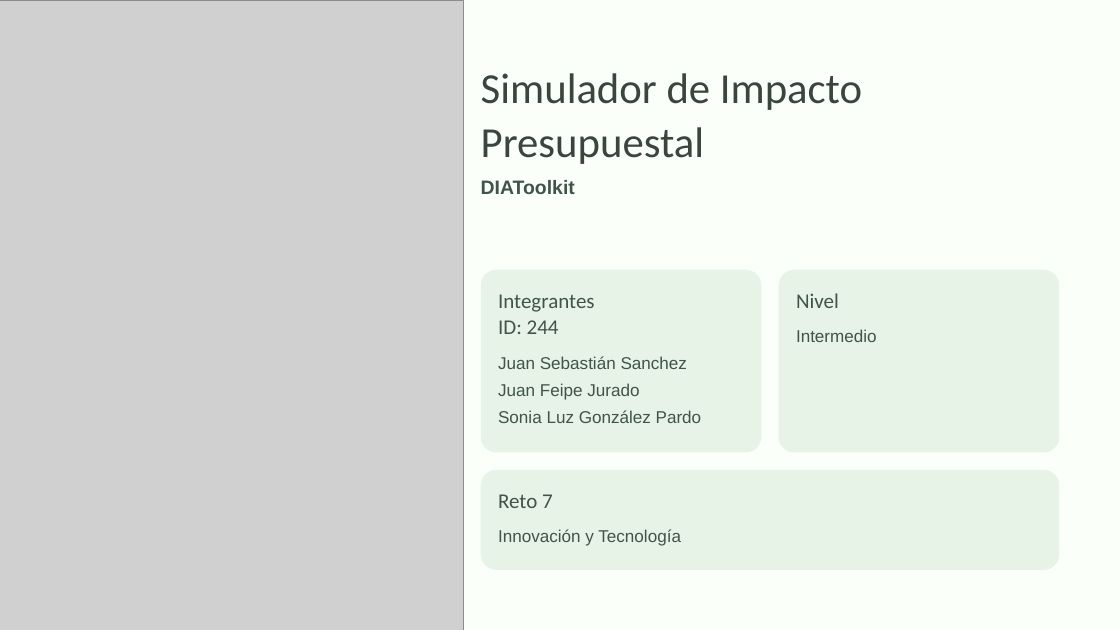
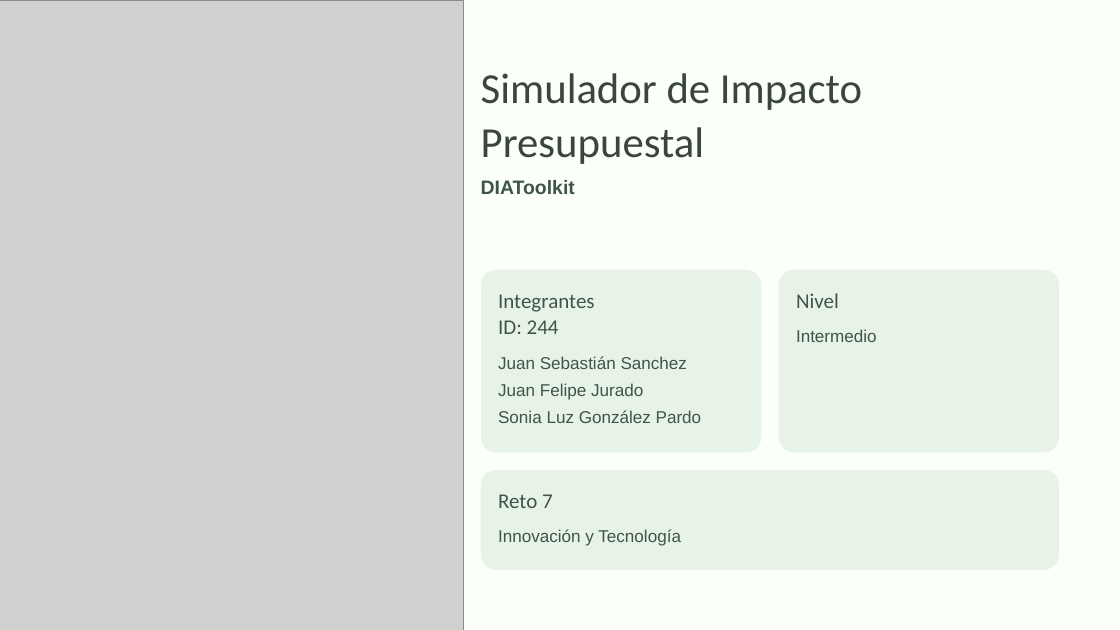
Before and after one commit to sebastian-sanchez-col/DIAToolkit, a slide deck: slide 1 of recursos/Simulador de Impacto Presupuestal.pptx. Drawn at 1120x630 pixels with LibreOffice and Linux fonts; fonts in the diff are those of the drawing; grey boxes stand for pictures. Boxes give left, top, right and bottom in pixels: in the first picture for what was removed or moved away, otherwise in the second. Text is boxed around its words. In the diff, an @@ line names an element or a change of style, - is before the commit and + after.

```diff
--- a/recursos/Simulador de Impacto Presupuestal.pptx
+++ b/recursos/Simulador de Impacto Presupuestal.pptx
@@ text at (498, 383, 643, 400): text changed @@
-Juan Feipe Jurado
+Juan Felipe Jurado
```
Also in this commit, not shown: 5 other files.
